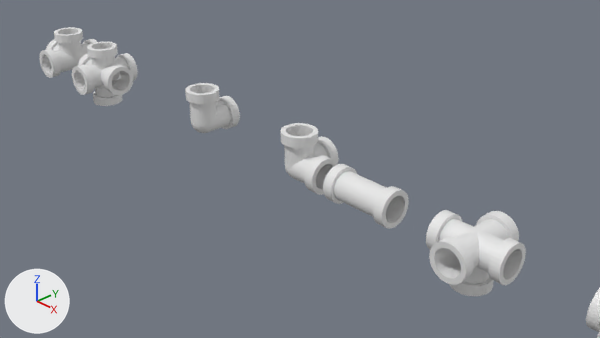
One commit to the Blender file Assets/Models/BlenderFiles/Pipes.blend: the scene before it, then after it.
Camera for both pictures: the file's camera 'Camera'. Arrows for +X, +Y and +Z are at lower left; the lights stay in place.

The first picture shows 'ConnectorDuoI', 'ConnectorDuoL', 'ConnectorQuad', 'ConnectorQuin', 'ConnectorTrio', 'ConnectorUno', 'Straight'.
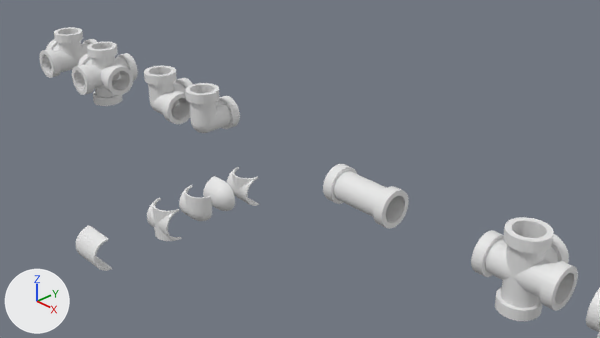
Pixel boxes [x1, y1, x2, y2] of what changed, in the pictures (600 x 338 px):
'ConnectorQuad', moved, turned
    before: [426, 210, 526, 296]
    after: [471, 217, 578, 321]
'ConnectorDuoL', moved
    before: [281, 123, 339, 195]
    after: [144, 66, 193, 124]
'WallTriggerDuoI', added
    after: [76, 225, 112, 271]
'WallTriggerUno', added
    after: [203, 176, 235, 211]
'WallTriggerDuoL', added
    after: [179, 185, 212, 221]
'WallTriggerQuad', added
    after: [147, 198, 182, 241]
'WallTriggerTrio', added
    after: [227, 167, 259, 206]

The edits, one by one:
Mesh me_cylinder_011 is new.
It has 157 vertices, 94 faces and spans x -1.0..1.0, y -1.0..0.0, z -3.0..1.0.
Mesh me_cylinder_007 is new.
It has 400 vertices, 325 faces and spans x -1.0..1.0, y -1.0..-0.05, z -1.0..2.99.
Mesh me_cylinder_003 is new.
It has 230 vertices, 136 faces and spans x -1.0..1.0, y -1.0..0.0, z -1.0..1.0.
Mesh me_cylinder_006 is new.
It has 367 vertices, 305 faces and spans x -1.0..1.0, y -1.0..0.0, z -3.0..1.0.
Mesh me_cylinder_001 is new.
It has 68 vertices, 36 faces and spans x -1.0..1.0, y -1.0..0.0, z -1.0..1.0.
Object 'ConnectorQuad' (ob_connectorquad) moves from (2.881, 0.0, 0.0) to (3.515, 0.0, 0.0).
Object 'ConnectorQuad' (ob_connectorquad) turns from (0, 0, 0) to (90, 0, 0) degrees about x, y and z.
Object 'ConnectorDuoL' (ob_connectorduol) moves from (0.0, 0.0, 0.0) to (-3.202, 0.0, 0.0).
Object 'WallTriggerTrio' (ob_walltriggertrio) is new; it shows me_cylinder_011.
Its location is (0.0, -0.901, 0.1).
Its scale is (0.2, 0.2, 0.1).
Object 'WallTriggerUno' (ob_walltriggeruno) is new; it shows me_cylinder_007.
Its location is (-0.1, -1.271, 0.0).
Its rotation in degrees is (0, 90, 0).
Its scale is (0.2, 0.2, 0.1).
Object 'WallTriggerQuad' (ob_walltriggerquad) is new; it shows me_cylinder_003.
Its location is (0.0, -2.115, 0.0).
Its scale is (0.2, 0.2, 0.2).
Object 'WallTriggerDuoL' (ob_walltriggerduol) is new; it shows me_cylinder_006.
Its location is (0.0, -1.644, 0.1).
Its scale is (0.2, 0.2, 0.1).
Object 'WallTriggerDuoI' (ob_walltriggerduoi) is new; it shows me_cylinder_001.
Its location is (0.0, -3.071, 0.0).
Its rotation in degrees is (0, 90, 0).
Its scale is (0.2, 0.2, 0.2).
